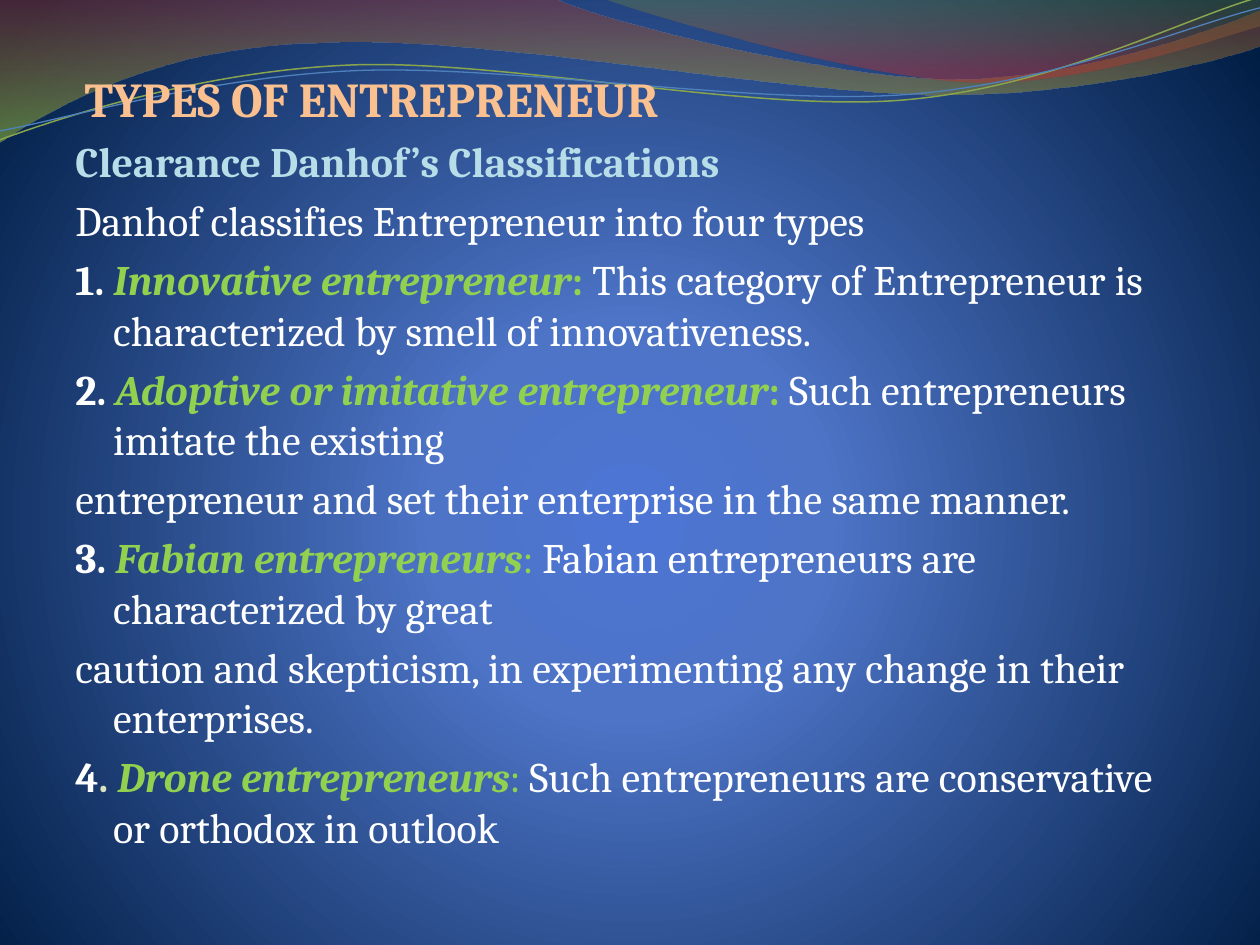
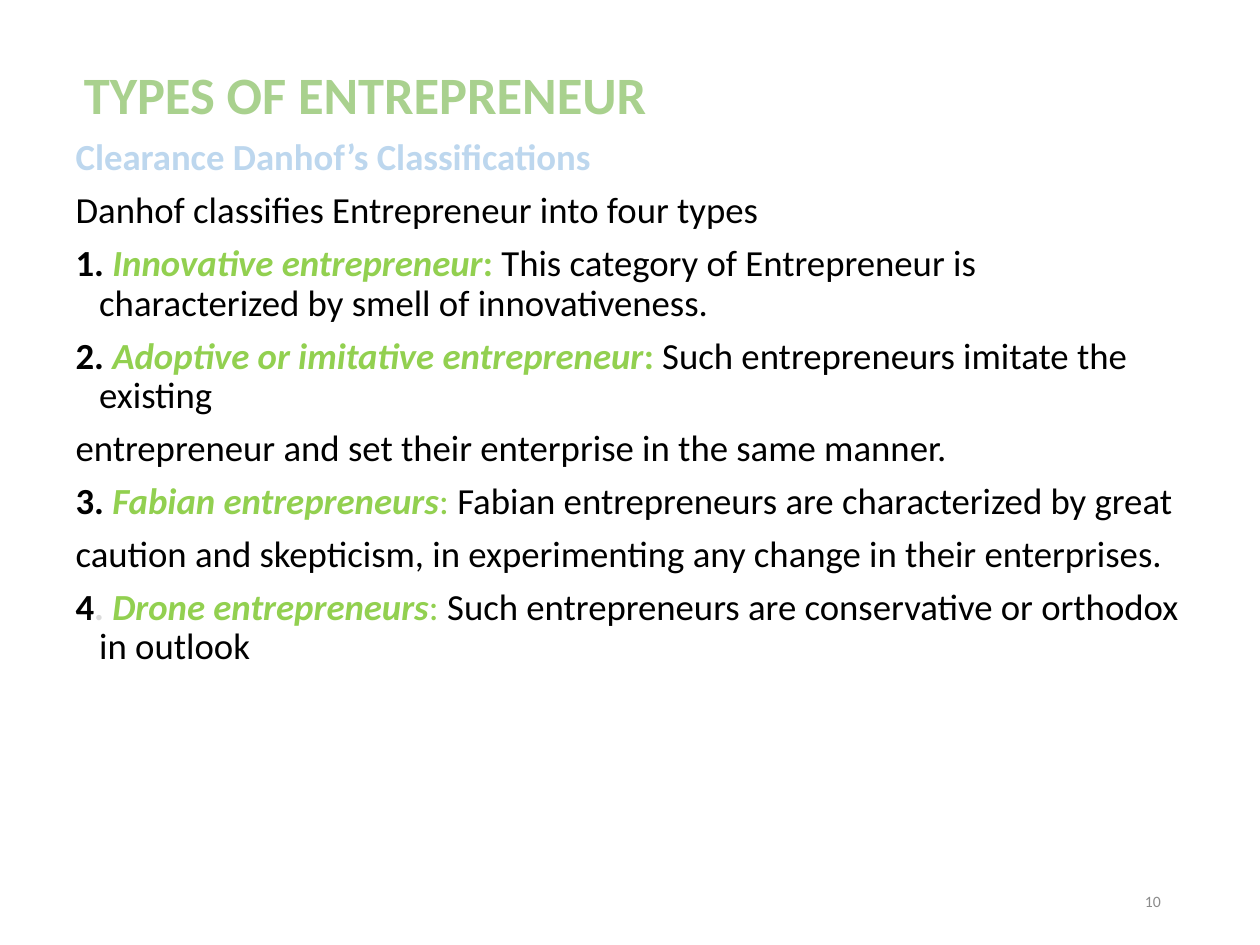
Before and after one commit to DroidFreak32/8sem, a slide deck: slide 10 of OME/ENTREPRENEURSHIP 1 unit4.pptx. Drawn at 1260x945 pixels with LibreOffice and Linux fonts; fonts in the diff are those of the drawing. Boxes give left, top, right and bottom in pixels: in the first picture for what was removed or moved away, otherwise in the second. Text is boxed around its words. In the diff, an @@ line names an element or a change of style, - is before the commit and + after.

```diff
--- a/OME/ENTREPRENEURSHIP 1 unit4.pptx
+++ b/OME/ENTREPRENEURSHIP 1 unit4.pptx
@@ background gradient #4D75D6 to #4E72C7 to #001F44 to #FFFFFF @@
@@ freeform shape removed at (0, 0, 1260, 142) @@
@@ freeform shape removed at (0, 0, 1260, 147) @@
@@ freeform shape removed at (0, 8, 1260, 141) @@
@@ freeform shape removed at (604, 0, 1260, 87) @@
@@ text "TYPES OF ENTREPRENEUR" at (76, 79, 1178, 660): size 27.8 to 30 pt, text colour #FAC090 to #A9D18E in "TYPES OF ENTREPRENEUR"; font Cambria to Calibri, size 24.1 to 21 pt; text colour #B7DEE8 to #BDD7EE in "Clearance Danhof’s Classifications"; text colour #FFFFFF to #000000 in "Danhof classifies Entrepreneur into four types", "1. This category of Entrepreneur is characterized ...", "2. Such entrepreneurs imitate the existing", "entrepreneur and set their enterprise in the ..." and 3 more places; text colour #D7E4BD to #DBDBDB in "4."; indent changed; line spacing 1 to 0.9; more space between paragraphs @@
@@ page number added at (1145, 897, 1161, 907), 9 pt, text #8C8C8C @@
+10
```
Also in this commit, not shown: 18 other slides changed, 13 other files.
